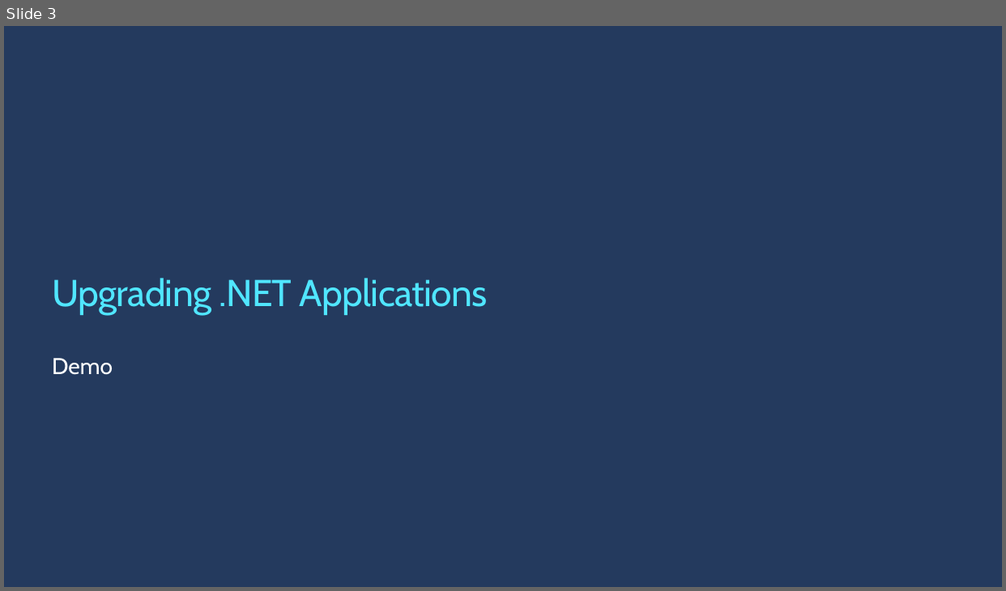
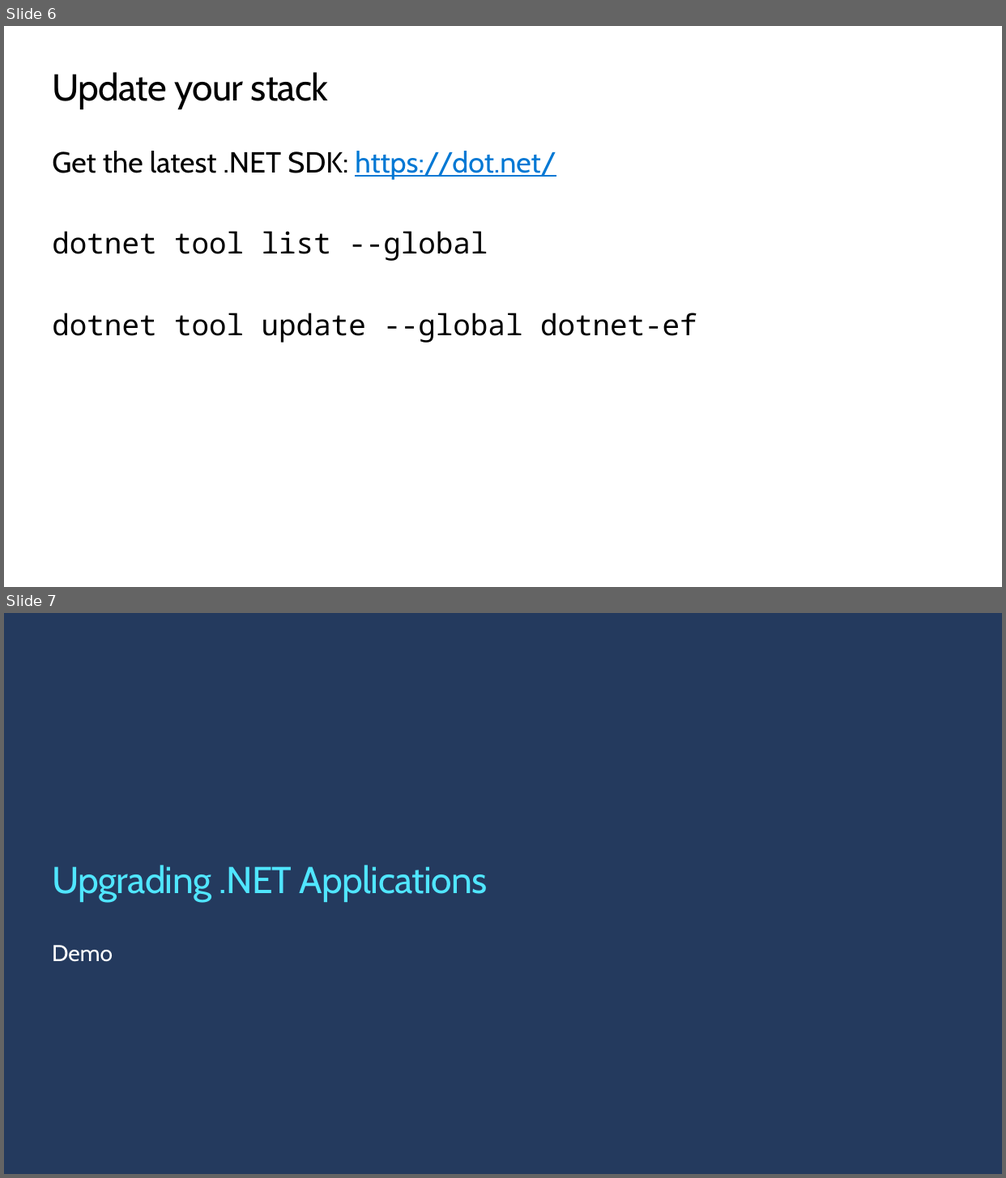
Before and after one commit to ondfisk/BDSA2021, a slide deck: Slides/Lecture10 - Mobile and Desktop Applications with C#.pptx. Shown one above the other, each under a label of ours: slide 3 before the commit, slides 6 and 7 after it. The pictures are 1006x591 and 1006x1178 pixels, drawn with LibreOffice and Linux fonts; fonts in the diff are those of the drawing; background and template pictures are left out. Boxes give left, top, right and bottom in pixels: in the first picture for what was removed or moved away, otherwise in the second. Text is boxed around its words. In the diff, an @@ line names an element or a change of style, - is before the commit and + after.

```diff
--- a/Slides/Lecture10 - Mobile and Desktop Applications with C#.pptx
+++ b/Slides/Lecture10 - Mobile and Desktop Applications with C#.pptx
@@ slide 6 added at [4,26,1002,587], background #FFFFFF @@
@@ title added at [52,72,329,109], 36 pt, text #000000 @@
+Update your stack
@@ text added at [52,151,697,343], 28 pt, text #000000 @@
+Get the latest .NET SDK: https://dot.net/
+dotnet tool list --global
+dotnet tool update --global dotnet-ef
@@ what was slide 3 is now slide 7 @@
```
Also in this commit, not shown: 1 slide changed, 3 other slides added.
